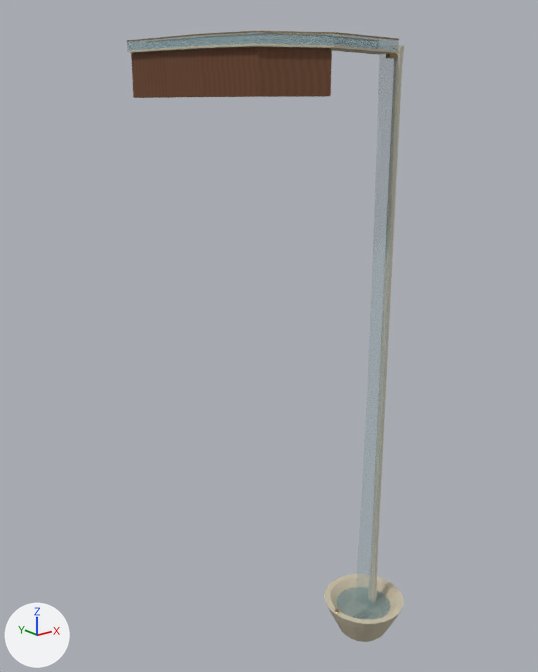
The glTF model BlenderCatalogue/assets/vesper_watercourse/exports/AST-AQU-015.glb: old version first, new version second.
The view is the same before and after, from a 50 mm camera at (-13.2, -23.5, -0.1) aimed at (2.0, -4.5, -7.7). The lights are fixed; the arrows at lower left show +X, +Y and +Z. The older version comes first. Vertices at exactly the same position are counted once.

The first picture shows 'WAT_ConcealedReturnSpine', 'WAT_GlassBank_-1', 'WAT_ReceiverBody', 'WAT_SculptedSupportCabinet', 'WAT_StoneChannelFloor', 'WAT_visual_fall', 'WAT_visual_receiver' and 1 more.
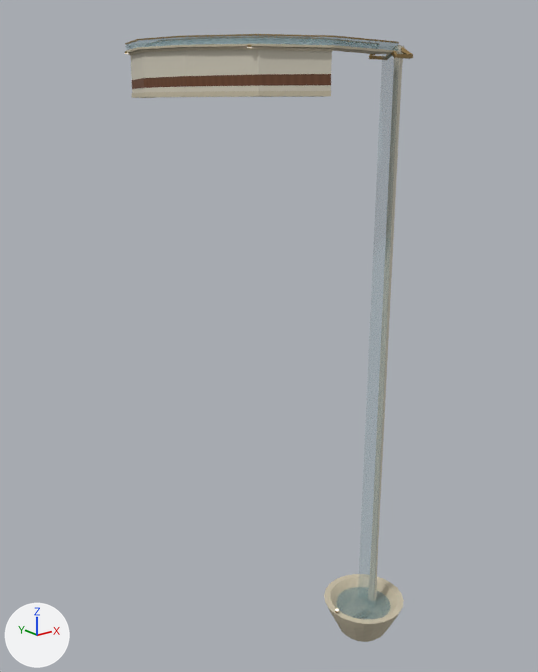
The edits, one by one:
me_wat_sculptedsupportcabinet is used by ob_wat_sculptedsupportcabinet; location (0.0, 0.0, 0.0).
me_wat_sculptedsupportcabinet had 20 vertices, 36 faces and spanned x -0.45..1.29, y -8.23..0.0, z 0.02..1.42.
me_wat_sculptedsupportcabinet no longer uses material mat_warm_walnut (picture img_warm_walnut).
me_wat_sculptedsupportcabinet now has 20 vertices, 36 faces and spans x -1.05..1.29, y -8.23..0.09, z 0.02..1.42.
me_wat_sculptedsupportcabinet part 1: 16 of 20 vertices moved; they spanned x -0.45..0.25, y -6.79..0.0, z 0.02..1.42 and now span x -1.05..0.23, y -6.82..0.09, z 0.02..1.42; mean shift (-0.35, 0.0, 0.0); largest move (0.25, -2.21, 0.02) -> (-0.55, -2.24, 0.02).
me_wat_sculptedsupportcabinet gains material mat_ivory_enamel (picture img_ivory_enamel).
me_wat_stonechannelfloor is used by ob_wat_stonechannelfloor; location (0.0, 0.0, 0.0).
me_wat_stonechannelfloor had 24 vertices, 44 faces and spanned x -0.61..3.5, y -8.4..0.0, z 1.18..1.5.
me_wat_stonechannelfloor now has 24 vertices, 44 faces and spans x -1.2..3.5, y -8.4..0.14, z 1.18..1.5.
me_wat_stonechannelfloor part 2: 16 of 24 vertices moved; they spanned x -0.61..0.41, y -6.85..0.0, z 1.28..1.5 and now span x -1.2..0.38, y -6.9..0.14, z 1.28..1.5; mean shift (-0.35, 0.0, 0.0); largest move (0.4, -2.22, 1.4) -> (-0.4, -2.27, 1.4).
Mesh me_wat_outletbearing_1 is new.
It has 16 vertices, 28 faces and spans x 3.25..4.0, y -8.025..-7.471, z 1.043..1.423.
It uses material mat_champagne_metal (picture img_champagne_metal).
Mesh me_wat_outletbearing__1 is new.
It has 16 vertices, 28 faces and spans x 3.25..4.0, y -8.529..-7.975, z 1.043..1.423.
It uses material mat_champagne_metal (picture img_champagne_metal).
Mesh me_wat_profiledchannelshoulder is new.
It has 20 vertices, 36 faces and spans x -1.11..1.31, y -8.3..0.11, z 1.14..1.42.
It uses material mat_warm_stone (picture img_warm_stone).
Mesh me_wat_recessedtimberwaist is new.
It has 20 vertices, 36 faces and spans x -1.05..1.29, y -8.24..0.09, z 0.3..0.58.
It uses material mat_warm_walnut (picture img_warm_walnut).
Mesh me_wat_weightedplinth is new.
It has 20 vertices, 36 faces and spans x -1.08..1.3, y -8.26..0.1, z 0.02..0.16.
It uses material mat_warm_stone (picture img_warm_stone).
Object 'WAT_OutletBearing_1' (ob_wat_outletbearing_1) is new; it shows me_wat_outletbearing_1.
Its location is (0.0, 0.0, 0.0).
Object 'WAT_OutletBearing_-1' (ob_wat_outletbearing__1) is new; it shows me_wat_outletbearing__1.
Its location is (0.0, 0.0, 0.0).
Object 'WAT_ProfiledChannelShoulder' (ob_wat_profiledchannelshoulder) is new; it shows me_wat_profiledchannelshoulder.
Its location is (0.0, 0.0, 0.0).
Object 'WAT_RecessedTimberWaist' (ob_wat_recessedtimberwaist) is new; it shows me_wat_recessedtimberwaist.
Its location is (0.0, 0.0, 0.0).
Object 'WAT_WeightedPlinth' (ob_wat_weightedplinth) is new; it shows me_wat_weightedplinth.
Its location is (0.0, 0.0, 0.0).

Boxes (x1, y1, x2, y2) around the edits, measured in the pictures (538 x 672 px; the box of a moved part takes in the faces that stretch with it):
'WAT_SculptedSupportCabinet', recoloured, reshaped (brown to grey)
    before: (131, 47, 332, 98)
    after: (130, 50, 332, 98)
'WAT_RecessedTimberWaist', added (brown)
    after: (132, 74, 331, 89)
'WAT_WeightedPlinth', added
    after: (132, 91, 331, 98)
'WAT_ProfiledChannelShoulder', added (brown)
    after: (128, 47, 333, 55)
'WAT_OutletBearing_-1', added
    after: (391, 45, 413, 59)
'WAT_OutletBearing_1', added
    after: (369, 54, 382, 60)
part 2 of me_wat_stonechannelfloor, moved or reshaped
    both: (127, 44, 334, 53)
